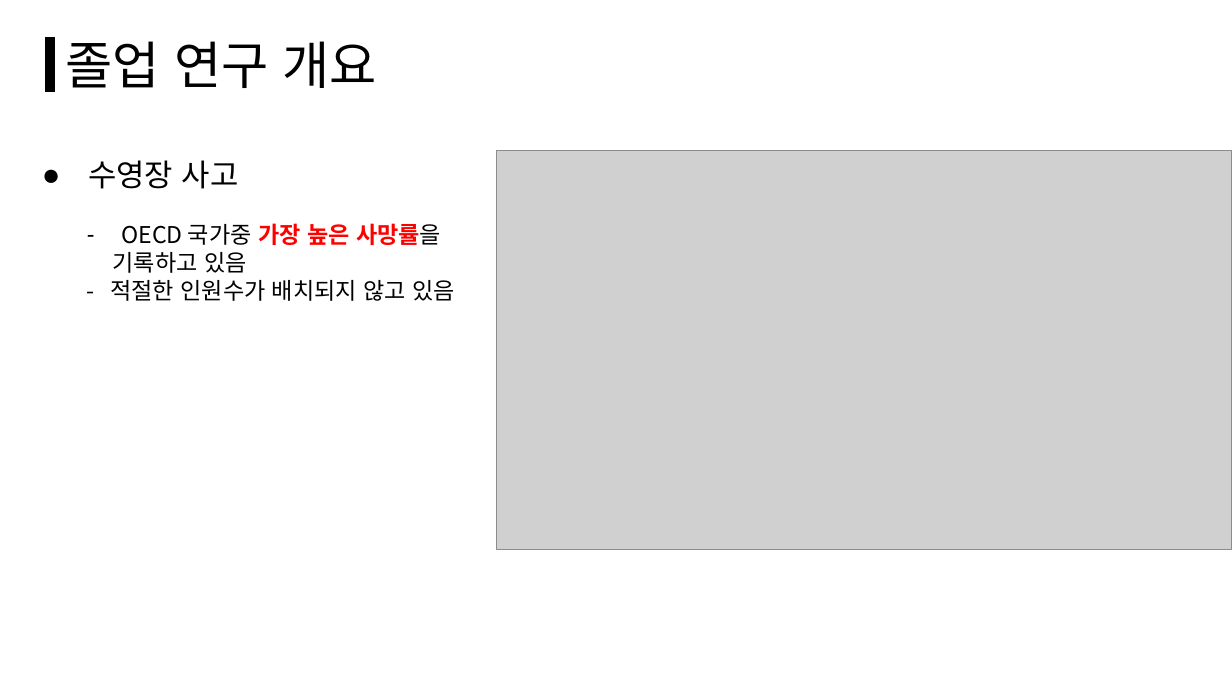
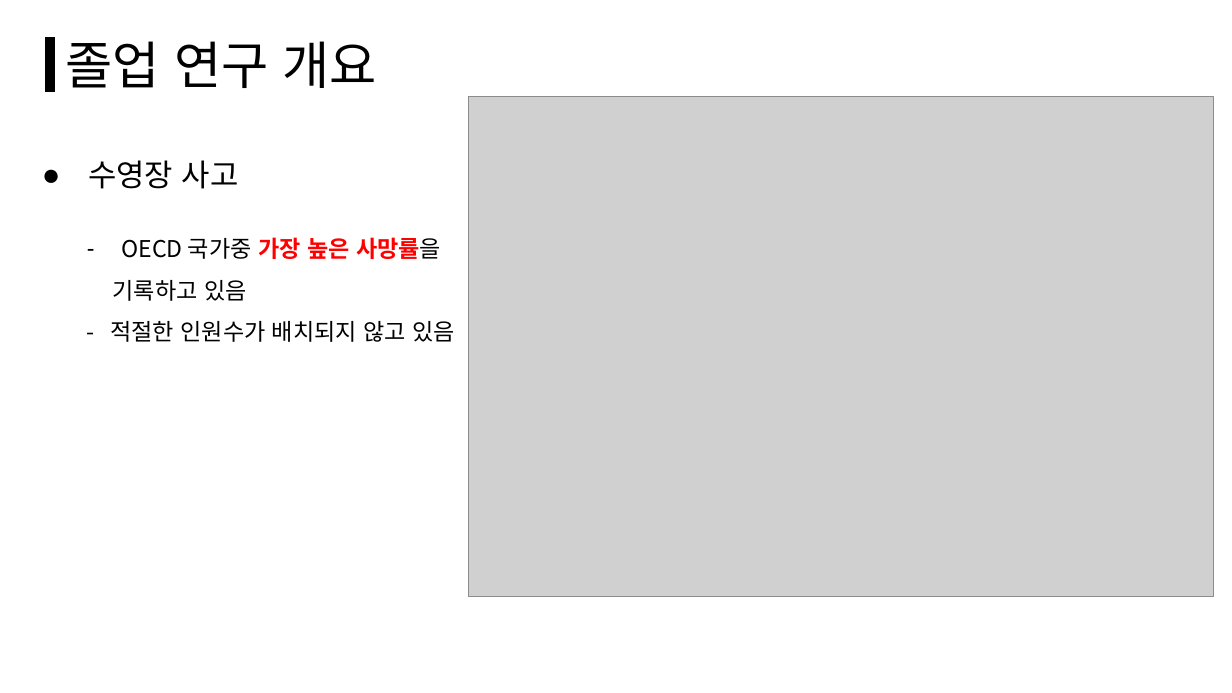
Before and after one commit to Final-Project-KPU/Plan, a slide deck: slide 4 of 제안서(김동민,김상현,나기엽,허영민).pptx. Drawn at 1232x693 pixels with LibreOffice and Linux fonts; fonts in the diff are those of the drawing; grey boxes stand for pictures. Boxes give left, top, right and bottom in pixels: in the first picture for what was removed or moved away, otherwise in the second. Text is boxed around its words. In the diff, an @@ line names an element or a change of style, - is before the commit and + after.

```diff
--- a/제안서(김동민,김상현,나기엽,허영민).pptx
+++ b/제안서(김동민,김상현,나기엽,허영민).pptx
@@ picture: place and size @@
-picture at box(496, 151, 1232, 550)
+picture at box(469, 97, 1214, 597)
@@ text "OECD 국가중 가장 높은 사망률을" at box(110, 237, 455, 342): line spacing 1 to 1.5 @@
```
Also in this commit, not shown: 2 other slides changed, 1 slide added, 1 other file.
